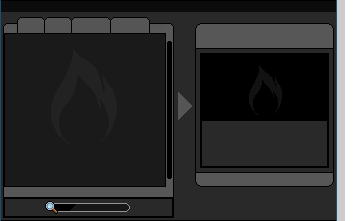
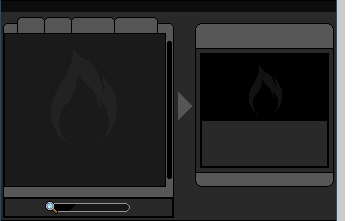
Layer changes from the first w=364, h=221 image to the second:
added layer "Pasted Layer #1" in group "Coalesce G" over [147, 17, 158, 33]
painted on "Pasted Layer copy" over [110, 17, 150, 33]
added layer "Pasted Layer #2" in group "Layer Group" over [108, 17, 114, 33]
painted on "furnacebody.png" over [150, 17, 158, 33]
